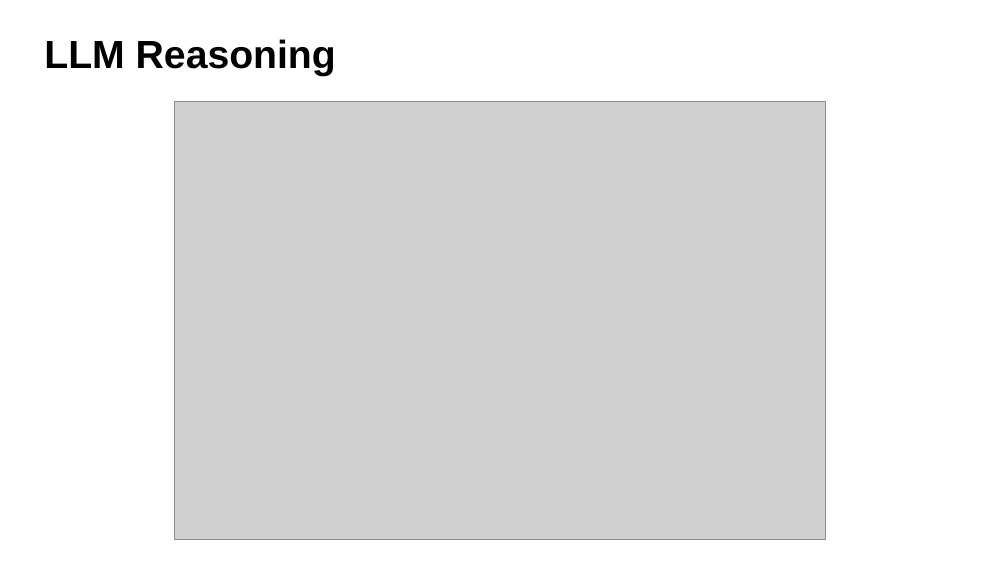
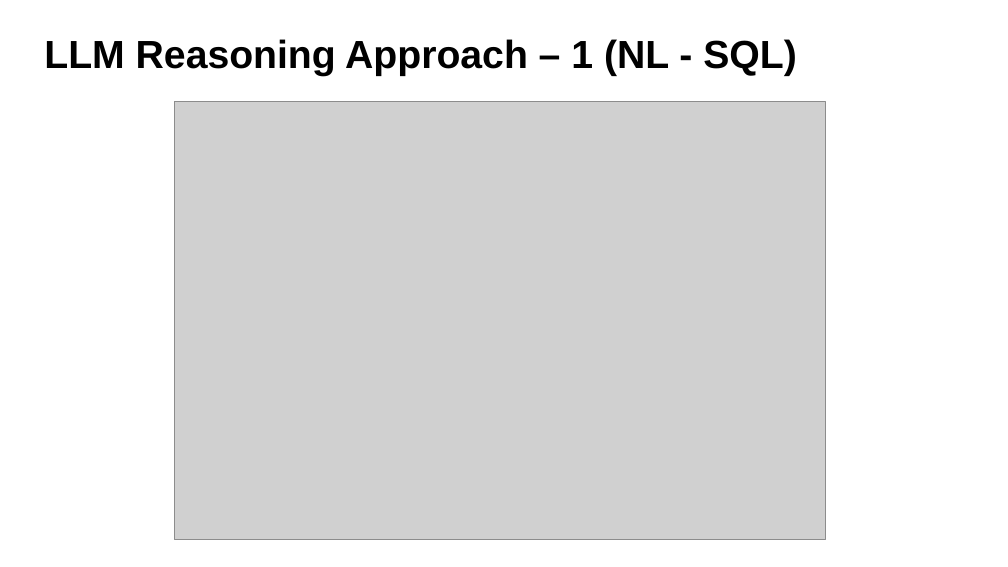
Before and after one commit to Avadh-Ladani-0/vForensIQ, a slide deck: slide 15 of Report/MP_24MCD009.pptx (slide 12 before the commit). Drawn at 1008x567 pixels with LibreOffice and Linux fonts; fonts in the diff are those of the drawing; grey boxes stand for pictures. Boxes give left, top, right and bottom in pixels: in the first picture for what was removed or moved away, otherwise in the second. Text is boxed around its words. In the diff, an @@ line names an element or a change of style, - is before the commit and + after.

```diff
--- a/Report/MP_24MCD009.pptx
+++ b/Report/MP_24MCD009.pptx
@@ title at [44,39,797,76]: text changed @@
-LLM Reasoning
+LLM Reasoning Approach – 1 (NL - SQL)
```
Also in this commit, not shown: 14 other slides changed, 3 slides added, 17 other files.
